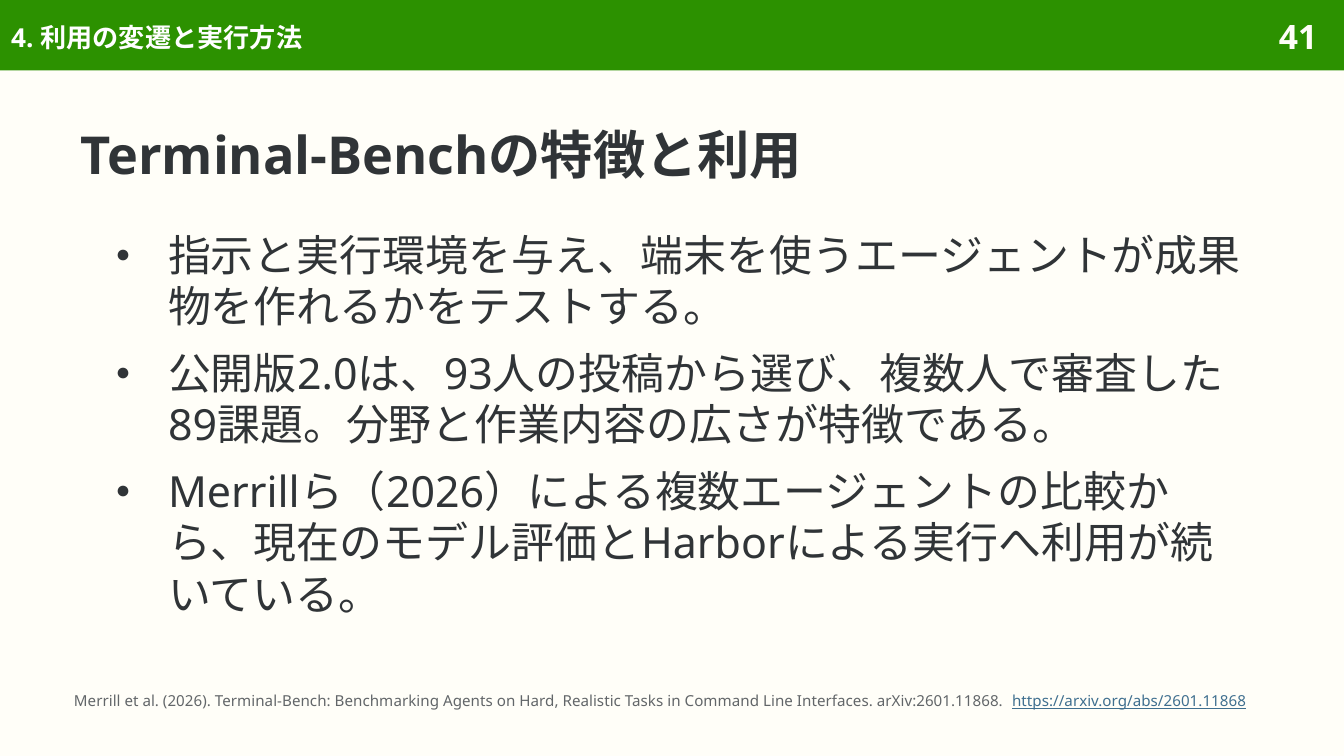
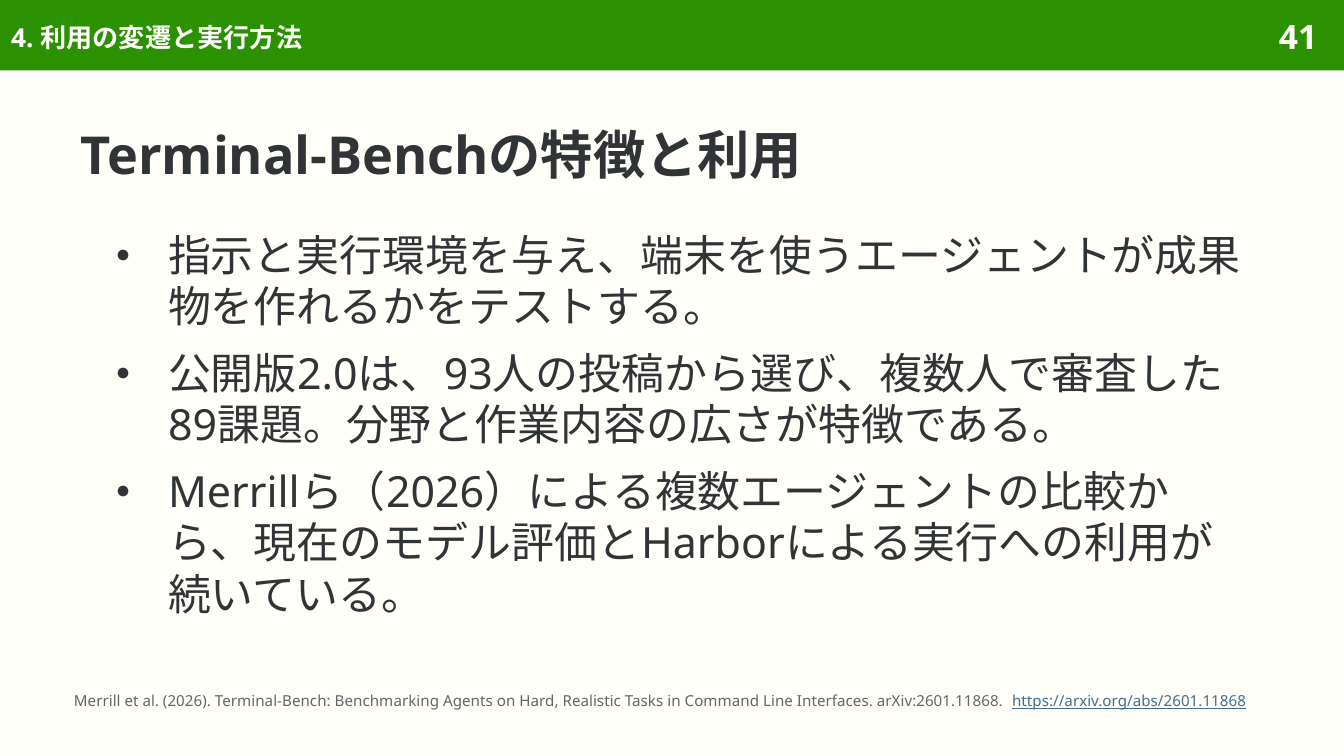
Before and after one commit to sasakiy84/datasets-in-10-minutes, a slide deck: slide 41 of slides/datasets-in-10-minutes-terminal-bench.pptx. Drawn at 1344x756 pixels with LibreOffice and Linux fonts; fonts in the diff are those of the drawing. Boxes give left, top, right and bottom in pixels: in the first picture for what was removed or moved away, otherwise in the second. Text is boxed around its words. In the diff, an @@ line names an element or a change of style, - is before the commit and + after.

Commit message:
Proofread terminal-bench with Japanese proofreading skill

```diff
--- a/slides/datasets-in-10-minutes-terminal-bench.pptx
+++ b/slides/datasets-in-10-minutes-terminal-bench.pptx
@@ text at [168,470,1213,614]: text changed @@
-● Merrillら（2026）による複数エージェントの比較から、現在のモデル評価とHarborによる実行へ利用が続いている。
+● Merrillら（2026）による複数エージェントの比較から、現在のモデル評価とHarborによる実行への利用が続いている。
```
Also in this commit, not shown: 10 other slides changed, 7 other files.
